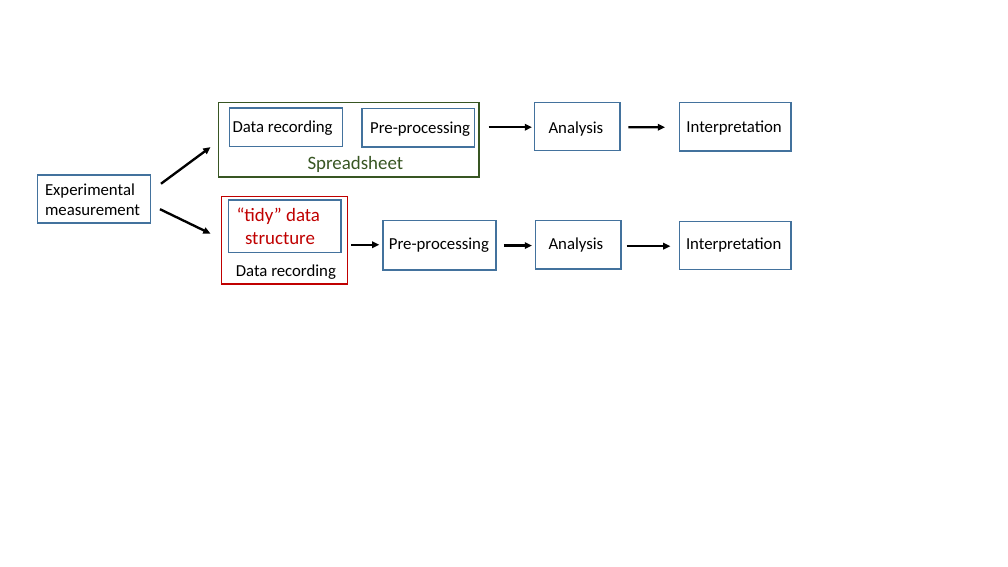
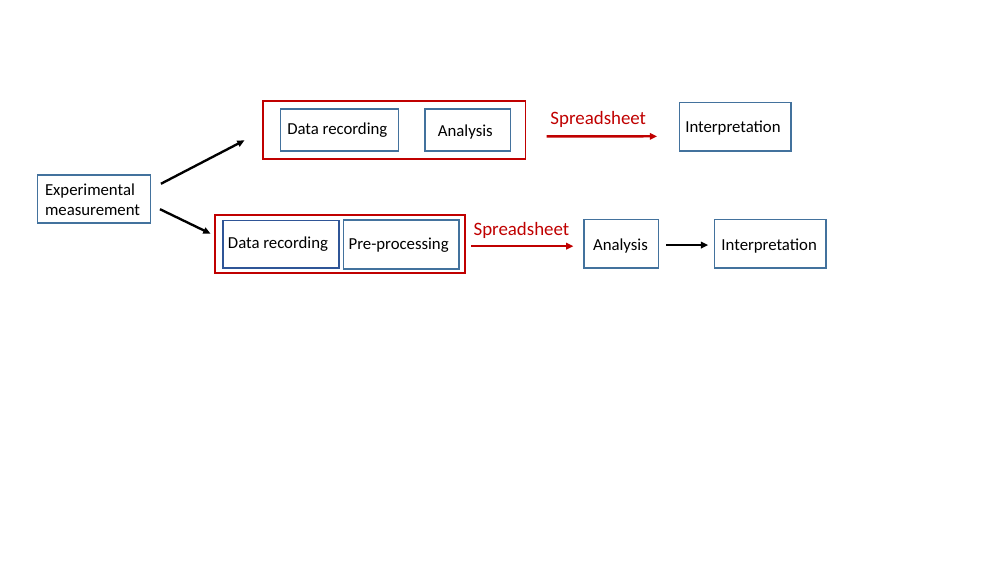
Before and after one commit to geanders/reproducible_modules, a slide deck: slide 1 of figures/workflow.pptx. Drawn at 1008x567 pixels with LibreOffice and Linux fonts; fonts in the diff are those of the drawing. Boxes give left, top, right and bottom in pixels: in the first picture for what was removed or moved away, otherwise in the second. Text is boxed around its words. In the diff, an @@ line names an element or a change of style, - is before the commit and + after.

```diff
--- a/figures/workflow.pptx
+++ b/figures/workflow.pptx
@@ rectangle: place and size @@
-rectangle at [219, 102, 479, 177]
+rectangle at [263, 101, 526, 159]
@@ rectangle at [263, 101, 526, 159]: outline #385723 1.5 pt to #C00000 1.5 pt @@
@@ text "Data recording": place and size @@
-text "Data recording" at [233, 120, 333, 135]
+text "Data recording" at [287, 122, 388, 137]
@@ rectangle: place and size @@
-rectangle at [230, 108, 343, 147]
+rectangle at [281, 109, 399, 151]
@@ rectangle removed at [362, 108, 475, 147] @@
@@ rectangle: place and size @@
-rectangle at [535, 102, 620, 150]
+rectangle at [425, 109, 510, 151]
@@ text "Analysis": place and size @@
-text "Analysis" at [549, 121, 604, 136]
+text "Analysis" at [438, 124, 493, 139]
@@ text added at [550, 111, 646, 127], 18 pt, text #C00000 @@
+Spreadsheet
@@ arrow moved from (161, 184) - (210, 147) to (161, 184) - (244, 141) @@
@@ text removed at [370, 121, 470, 136] @@
-Pre-processing
@@ arrow removed from (488, 127) to (532, 127) @@
@@ arrow moved from (628, 127) - (665, 127) to (547, 136) - (657, 136) @@
@@ arrow (547, 136) - (657, 136): stroke #000000 2.25 pt to #C00000 2.25 pt @@
@@ rectangle removed at [228, 200, 341, 253] @@
@@ text removed at [237, 207, 320, 244] @@
-“tidy” data
-structure
@@ rectangle added at [215, 215, 464, 273], outline #C00000 1.5 pt @@
@@ text "Data recording": place and size @@
-text "Data recording" at [236, 264, 336, 279]
+text "Data recording" at [228, 236, 328, 251]
@@ rectangle: place and size @@
-rectangle at [222, 197, 348, 284]
+rectangle at [223, 221, 339, 268]
@@ rectangle at [223, 221, 339, 268]: outline #C00000 1.5 pt to #2F5597 1.5 pt @@
@@ text "Pre-processing": place and size @@
-text "Pre-processing" at [389, 237, 489, 252]
+text "Pre-processing" at [349, 237, 449, 252]
@@ rectangle: place and size @@
-rectangle at [383, 221, 496, 270]
+rectangle at [343, 220, 459, 269]
@@ text "Spreadsheet": place and size @@
-text "Spreadsheet" at [308, 156, 404, 172]
+text "Spreadsheet" at [474, 222, 570, 238]
@@ text "Spreadsheet" at [474, 222, 570, 238]: text colour #385723 to #C00000 @@
@@ rectangle: place and size @@
-rectangle at [535, 221, 621, 269]
+rectangle at [585, 220, 659, 268]
@@ text "Analysis": place and size @@
-text "Analysis" at [549, 237, 604, 252]
+text "Analysis" at [593, 238, 648, 253]
@@ text "Interpretation": place and size @@
-text "Interpretation" at [686, 237, 781, 252]
+text "Interpretation" at [721, 238, 816, 253]
@@ rectangle: place and size @@
-rectangle at [680, 222, 791, 270]
+rectangle at [715, 220, 826, 268]
@@ arrow removed from (352, 245) to (380, 245) @@
@@ arrow moved from (504, 246) - (532, 246) to (471, 247) - (573, 247) @@
@@ arrow (471, 247) - (573, 247): stroke #000000 2.25 pt to #C00000 2.25 pt @@
@@ arrow moved from (627, 247) - (671, 247) to (666, 245) - (709, 245) @@
```
Also in this commit, not shown: 3 other files.
